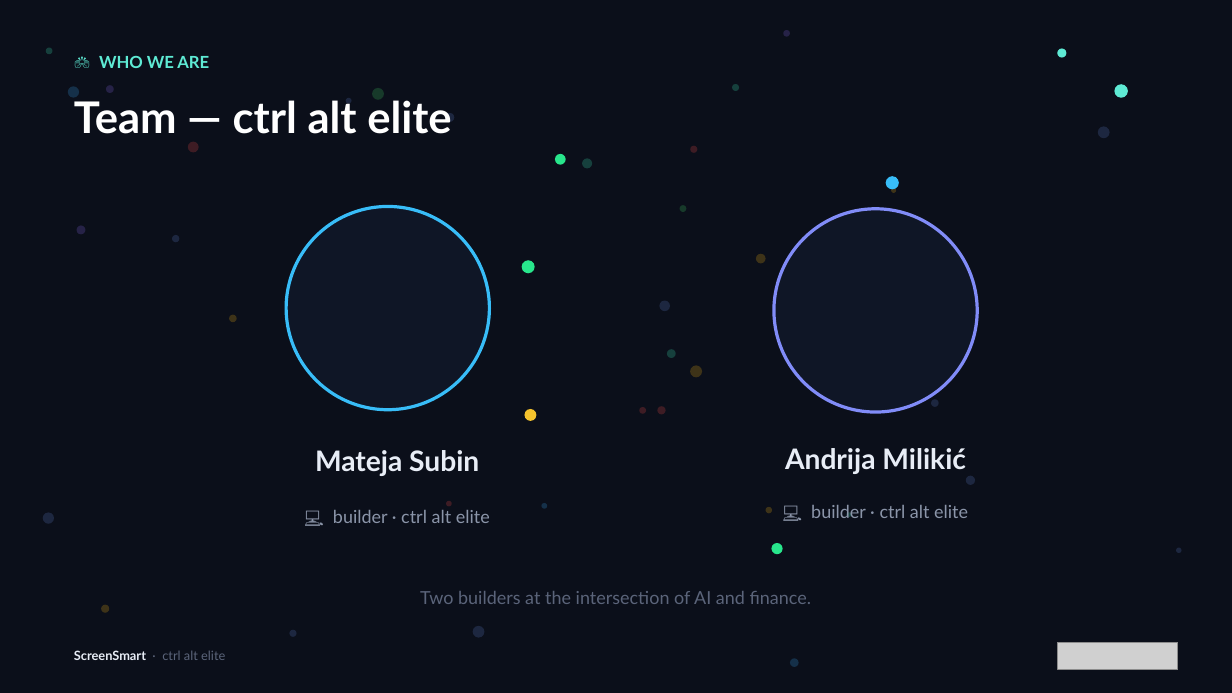
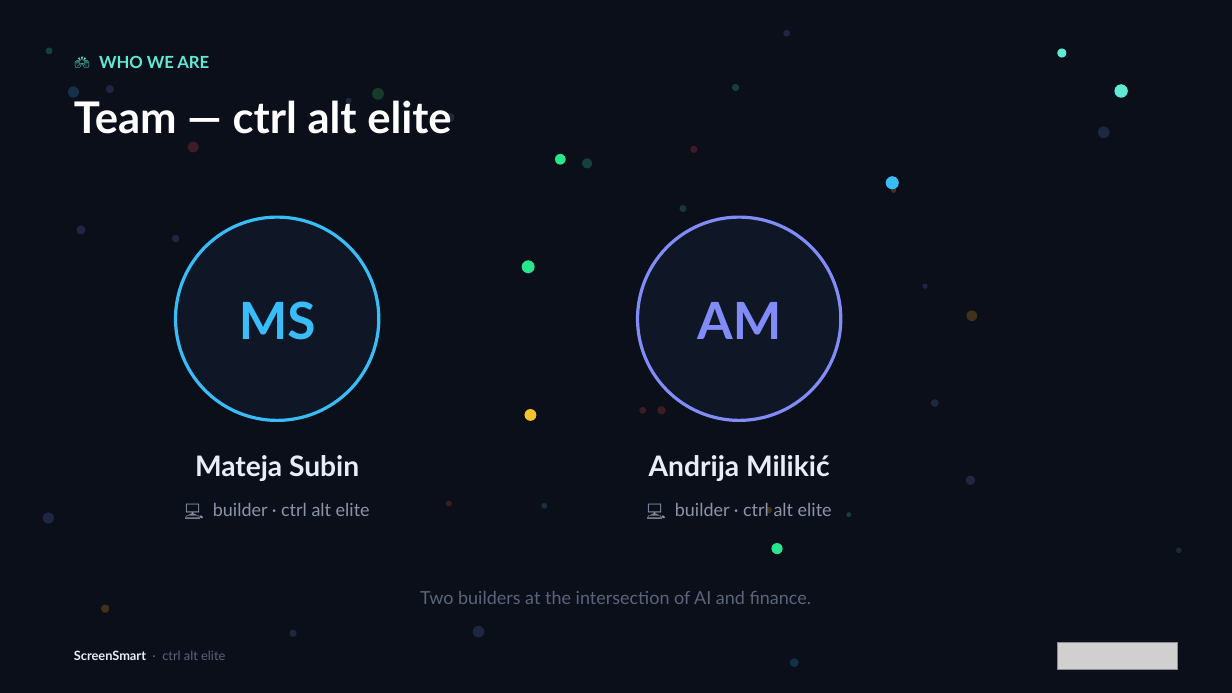
Before and after one commit to Hpro444/ScreenSmart, a slide deck: slide 3 of presentation/ScreenSmart_CtrlAltElite.pptx. Drawn at 1232x693 pixels with LibreOffice and Linux fonts; fonts in the diff are those of the drawing; grey boxes stand for pictures. Boxes give left, top, right and bottom in pixels: in the first picture for what was removed or moved away, otherwise in the second. Text is boxed around its words. In the diff, an @@ line names an element or a change of style, - is before the commit and + after.

```diff
--- a/presentation/ScreenSmart_CtrlAltElite.pptx
+++ b/presentation/ScreenSmart_CtrlAltElite.pptx
@@ ellipse: place and size @@
-ellipse at [287, 206, 490, 409]
+ellipse at [176, 217, 379, 421]
@@ ellipse: place and size @@
-ellipse at [775, 209, 978, 412]
+ellipse at [638, 217, 841, 421]
@@ text added at [239, 301, 316, 340], 40 pt, text #38BDF8, bold @@
+MS
@@ text added at [697, 302, 781, 339], 40 pt, text #818CF8, bold @@
+AM
@@ text "Mateja Subin": place and size @@
-text "Mateja Subin" at [315, 450, 479, 476]
+text "Mateja Subin" at [195, 455, 359, 481]
@@ text "Andrija Milikić": place and size @@
-text "Andrija Milikić" at [785, 448, 966, 474]
+text "Andrija Milikić" at [649, 455, 830, 481]
@@ text "💻 builder · ctrl alt ...": place and size @@
-text "💻 builder · ctrl alt ..." at [333, 510, 490, 523]
+text "💻 builder · ctrl alt ..." at [213, 503, 370, 516]
@@ text "💻 builder · ctrl alt ...": place and size @@
-text "💻 builder · ctrl alt ..." at [811, 505, 968, 518]
+text "💻 builder · ctrl alt ..." at [675, 503, 832, 516]
```
Also in this commit, not shown: 4 other slides changed, 21 other files.
